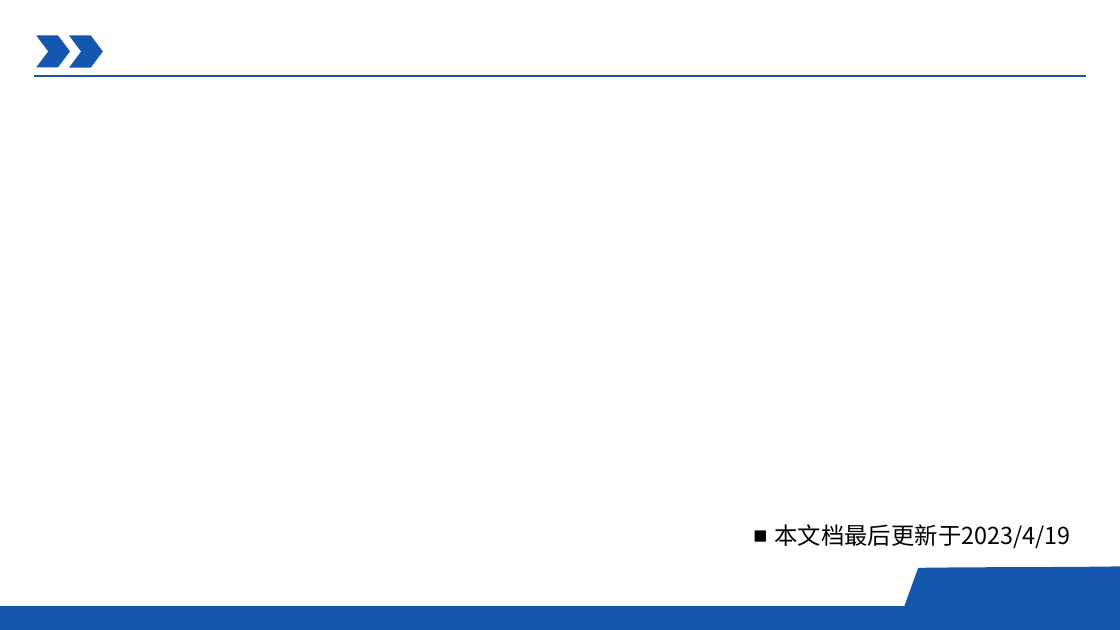
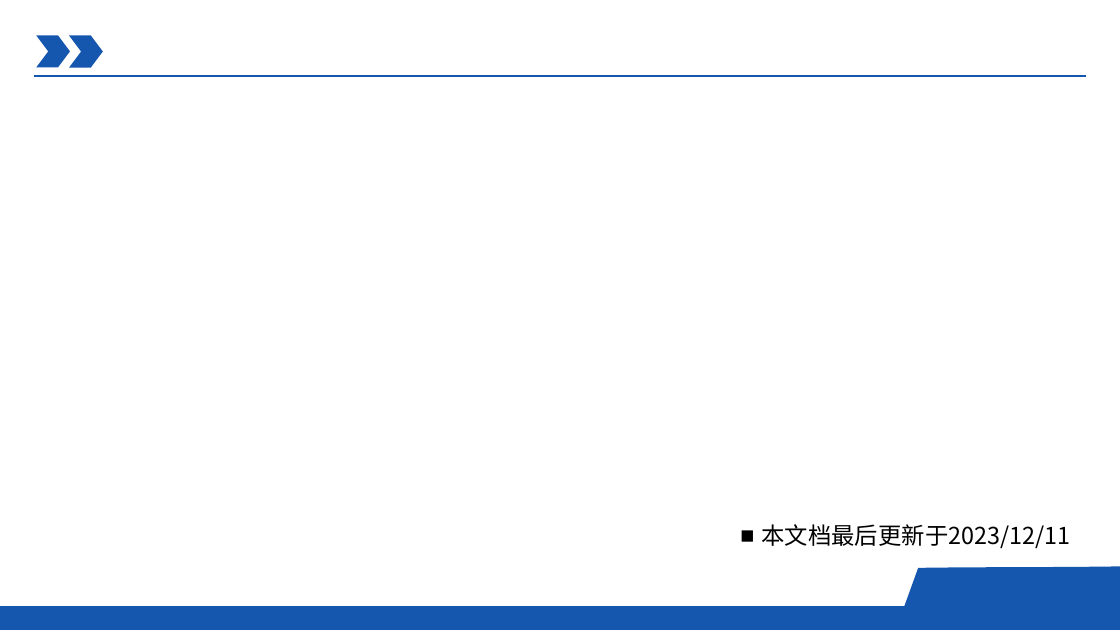
Before and after one commit to xjtu-enre/ENRE-workflow, a slide deck: slide 14 of DocTestGuide_CHS.pptx (slide 16 before the commit). Drawn at 1120x630 pixels with LibreOffice and Linux fonts; fonts in the diff are those of the drawing; background and template pictures are left out. Boxes give left, top, right and bottom in pixels: in the first picture for what was removed or moved away, otherwise in the second. Text is boxed around its words. In the diff, an @@ line names an element or a change of style, - is before the commit and + after.

```diff
--- a/DocTestGuide_CHS.pptx
+++ b/DocTestGuide_CHS.pptx
@@ text at (x1=761, y1=524, x2=1070, y2=548): text changed @@
-■ 本文档最后更新于2023/4/19
+■ 本文档最后更新于2023/12/11
```
Also in this commit, not shown: 8 other slides changed, 1 slide added, 2 slides removed.
